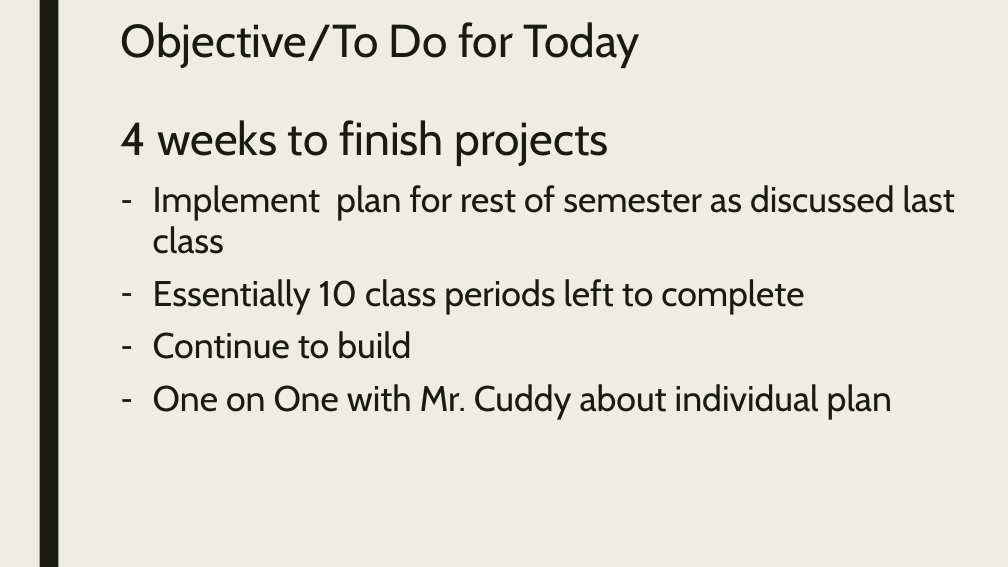
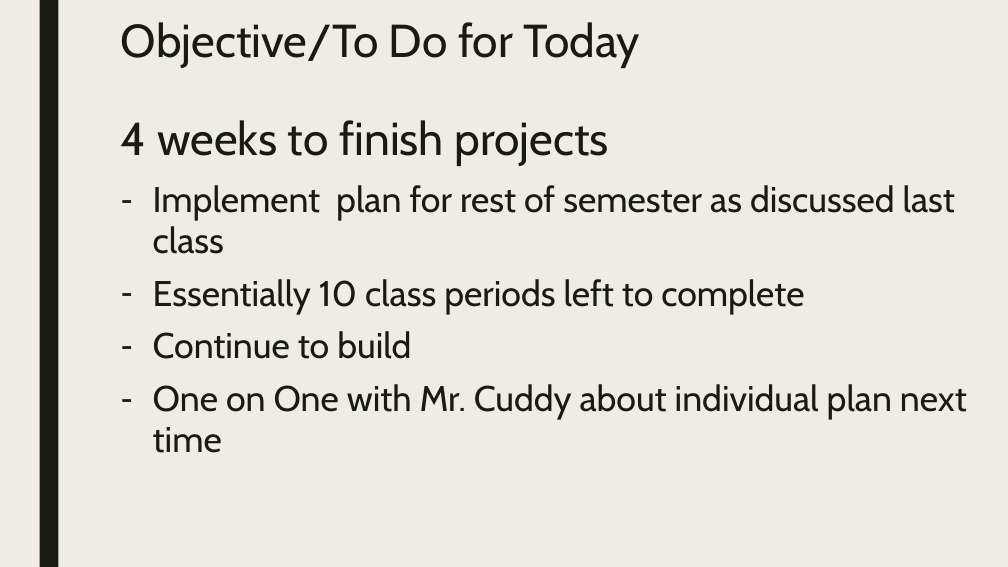
Before and after one commit to codecuddy/math_analysis, a slide deck: slide 3 of 2nd Semester/MathAnalysis_Day_064 Individual-Group Checkpoint, Continue Project, (Day 14).pptx. Drawn at 1008x567 pixels with LibreOffice and Linux fonts; fonts in the diff are those of the drawing. Boxes give left, top, right and bottom in pixels: in the first picture for what was removed or moved away, otherwise in the second. Text is boxed around its words. In the diff, an @@ line names an element or a change of style, - is before the commit and + after.

```diff
--- a/2nd Semester/MathAnalysis_Day_064 Individual-Group Checkpoint, Continue Project, (Day 14).pptx
+++ b/2nd Semester/MathAnalysis_Day_064 Individual-Group Checkpoint, Continue Project, (Day 14).pptx
@@ text at (153, 384, 967, 453): text changed @@
-– One on One with Mr. Cuddy about individual plan
+– One on One with Mr. Cuddy about individual plan next time
```
Also in this commit, not shown: 1 other slide changed, 5 other files.
